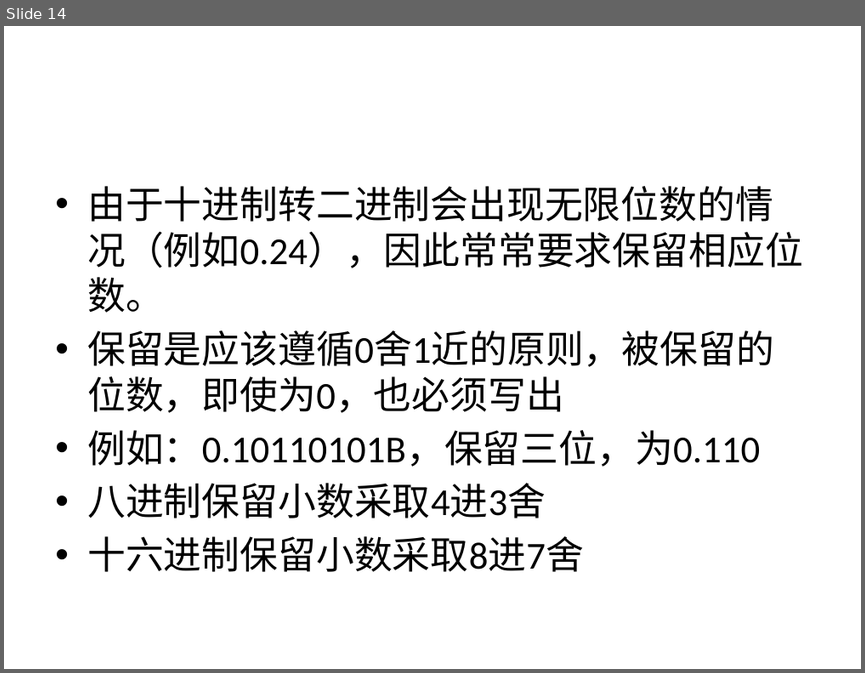
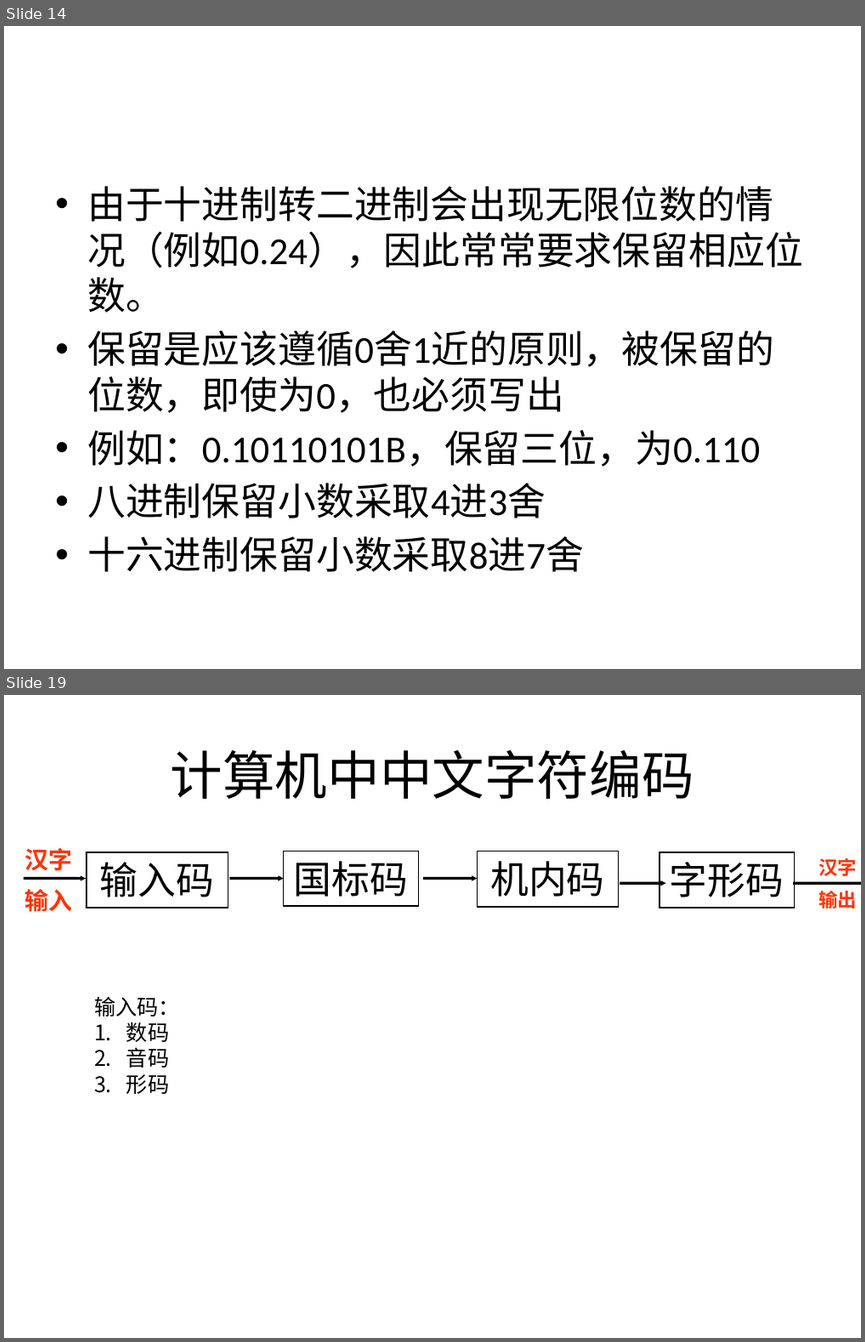
Before and after one commit to sans123wx/class, a slide deck: 计算机应用基础/第1章计算机基础/第1章复习.pptx. Shown one above the other, each under a label of ours: slide 14 before the commit, slides 14 and 19 after it; the slides between them are not shown. The pictures are 865x673 and 865x1342 pixels, drawn with LibreOffice and Linux fonts; fonts in the diff are those of the drawing. Boxes give left, top, right and bottom in pixels: in the first picture for what was removed or moved away, otherwise in the second. Text is boxed around its words. In the diff, an @@ line names an element or a change of style, - is before the commit and + after.

```diff
--- a/计算机应用基础/第1章计算机基础/第1章复习.pptx
+++ b/计算机应用基础/第1章计算机基础/第1章复习.pptx
@@ slide 19 added at (x1=4, y1=695, x2=861, y2=1338), background #FFFFFF @@
@@ title added at (x1=171, y1=750, x2=694, y2=799), 44 pt, text #000000 @@
+计算机中中文字符编码
@@ group added at (x1=24, y1=848, x2=861, y2=912): 5 arrows, 4 rectangles, 2 texts @@
+输入码
+国标码
+机内码
+字形码
+汉字
+输入
+汉字
+输出
@@ text added at (x1=94, y1=997, x2=180, y2=1094), 18 pt, text #000000 @@
+输入码：
+1. 数码
+2. 音码
+3. 形码
```
Also in this commit, not shown: 7 other slides added.
